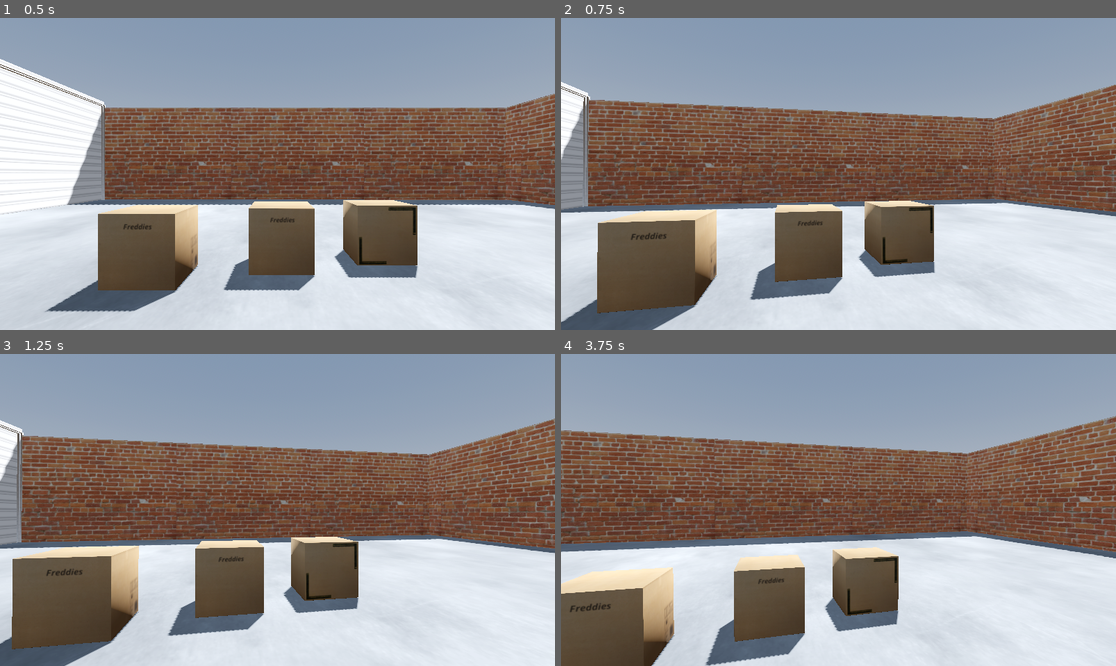
Above: before the commit, frames 1-4 (two rows, left to right).
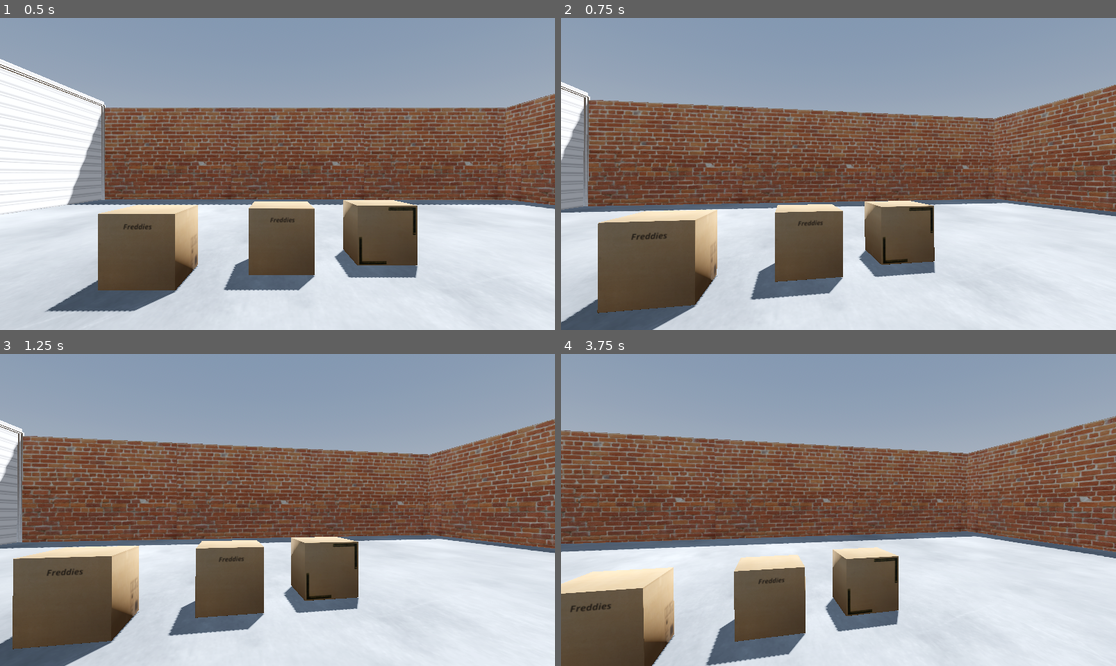
Above: after the commit, the same moments.

Repository: DavidkasUnit/Escape
Game: Godot game, scene res://scenes/GamePostOffice.tscn
The game is run twice, just before and just after one commit, with the same random seed, the same clock (stepped at 60 frames per second) and the same inputs. This scene is started directly instead of the project's main scene.
Inputs (mouse positions are in pixels of both pictures, inside the frame that each line leads up to):
- Up to frame 1 (0.5 s): no input
- Up to frame 2 (0.75 s): tap Enter at 0.5 s; move the mouse to (866, 174) at 0.52 s; tap A (a) at 0.6 s; click (866, 174) at 0.67 s
- Up to frame 3 (1.25 s): tap D (d) at 0.8 s
- Up to frame 4 (3.75 s): tap Space (Space) at 1.25, 3.6 s; move the mouse to (810, 510) at 1.27 s; tap D (d) at 1.35 s; click (810, 510) at 1.42 s; tap S (s) at 1.55, 2.1 s; move the mouse to (849, 503) at 2.02 s; click (849, 503) at 2.17 s; tap W (w) at 2.3, 2.85 s; move the mouse to (832, 516) at 2.77 s; click (832, 516) at 2.92 s; tap A (a) at 3.05 s; tap Enter at 3.5 s; move the mouse to (877, 513) at 3.52 s; click (877, 513) at 3.67 s

Frame 1 is identical in both runs. In frame 2, 0.5% of the frame differs, in the area x 0-100%, y 20-98%; in frame 3, 0.5%; in frame 4, 1.0%, in the area x 0-100%, y 20-100%.
Error after the commit: Invalid assignment of property or key 'player' with value of type 'CharacterBody3D (Player.gd)' on a base object of type 'Node (Global.gd)'. (res://scripts/Pla…

Commit message:
доделал передвидвижение(Нужно доделать бросок по направлению камеры)

Diff:
--- a/scenes/GamePostOffice.tscn
+++ b/scenes/GamePostOffice.tscn
@@ -1,7 +1,7 @@
-[gd_scene load_steps=32 format=3 uid="uid://d2st4jym0a3xw"]
+[gd_scene load_steps=30 format=3 uid="uid://d2st4jym0a3xw"]
 
 [ext_resource type="Script" path="res://scenes/GamePostOffice.gd" id="1_8nwtm"]
-[ext_resource type="Script" path="res://scripts/Player.gd" id="1_bi66x"]
+[ext_resource type="PackedScene" uid="uid://nrva4djtcm1n" path="res://scenes/player.tscn" id="2_2yjdl"]
 [ext_resource type="Texture2D" uid="uid://beaafps462vvc" path="res://Assets/Blocky_MinimalWarehouse_Pack/TEX_Concrete_Plain_1024x1024_roughness.png" id="2_lk8do"]
 [ext_resource type="Texture2D" uid="uid://cgdeasb4y1du4" path="res://Assets/Blocky_MinimalWarehouse_Pack/TEX_CardboardBoxes_1024x1024_albedo.png" id="3_7nxxi"]
 [ext_resource type="ArrayMesh" uid="uid://cywo6lld1ny2b" path="res://Assets/Blocky_MinimalWarehouse_Pack/Bay_Door_1u.obj" id="4_a6d6u"]
@@ -31,10 +31,6 @@
 tonemap_mode = 2
 glow_enabled = true
 
-[sub_resource type="CapsuleMesh" id="CapsuleMesh_v4mgu"]
-
-[sub_resource type="CapsuleShape3D" id="CapsuleShape3D_p22k3"]
-
 [sub_resource type="PhysicsMaterial" id="PhysicsMaterial_asgaq"]
 
 [sub_resource type="StandardMaterial3D" id="StandardMaterial3D_67ooq"]
@@ -71,31 +67,7 @@
 transform = Transform3D(-0.866023, -0.433016, 0.250001, 0, 0.499998, 0.866027, -0.500003, 0.749999, -0.43301, 0, 0, 0)
 shadow_enabled = true
 
-[node name="CharacterBody3D" type="CharacterBody3D" parent="."]
-transform = Transform3D(1.75829, 0, 0, 0, 1.76587, 0, 0, 0, 1.76587, 0, 2, 3)
-script = ExtResource("1_bi66x")
-
-[node name="MeshInstance3D" type="MeshInstance3D" parent="CharacterBody3D"]
-transform = Transform3D(1, 0, 0, 0, 1, 0, 0, 0, 1, 0, 0.403741, 0)
-mesh = SubResource("CapsuleMesh_v4mgu")
-
-[node name="CollisionShape3D" type="CollisionShape3D" parent="CharacterBody3D"]
-transform = Transform3D(1, 0, 0, 0, 1, 0, 0, 0, 1, 0, 0.395084, 0)
-shape = SubResource("CapsuleShape3D_p22k3")
-
-[node name="Head" type="Node3D" parent="CharacterBody3D"]
-transform = Transform3D(1, 0, 0, 0, 1, 0, 0, 0, 1, 0, 1.01027, 0)
-
-[node name="Camera3D" type="Camera3D" parent="CharacterBody3D/Head"]
-transform = Transform3D(0.568734, 0, 0, 0, 0.566293, 0, 0, 0, 0.566293, 0.00704724, 0.125884, 0.0209613)
-fov = 60.3724
-
-[node name="Ray" type="RayCast3D" parent="CharacterBody3D/Head/Camera3D"]
-transform = Transform3D(0.995435, -0.0922775, 0.024388, 0.0250686, 0.0062227, -0.999666, 0.092095, 0.995714, 0.00850759, 0, -0.206523, 0)
-target_position = Vector3(0, -4, 0)
-
-[node name="target_object" type="Marker3D" parent="CharacterBody3D"]
-transform = Transform3D(0.5, 0, 0, 0, 0.5, 0, 0, 0, 0.5, -0.0816738, 0.220345, -1.62234)
+[node name="CharacterBody3D" parent="." instance=ExtResource("2_2yjdl")]
 
 [node name="Box" parent="." instance=ExtResource("17_t07kc")]
 transform = Transform3D(1, 0, 0, 0, 1, 0, 0, 0, 1, 0.148345, 1.78511, -6.01967)
--- /dev/null
+++ b/scenes/player.tscn
@@ -0,0 +1,33 @@
+[gd_scene load_steps=4 format=3 uid="uid://nrva4djtcm1n"]
+
+[ext_resource type="Script" path="res://scripts/Player.gd" id="1_kvq7s"]
+
+[sub_resource type="CapsuleMesh" id="CapsuleMesh_v4mgu"]
+
+[sub_resource type="CapsuleShape3D" id="CapsuleShape3D_p22k3"]
+
+[node name="player" type="CharacterBody3D"]
+transform = Transform3D(1.75829, 0, 0, 0, 1.76587, 0, 0, 0, 1.76587, 0, 2, 3)
+script = ExtResource("1_kvq7s")
+
+[node name="MeshInstance3D" type="MeshInstance3D" parent="."]
+transform = Transform3D(1, 0, 0, 0, 1, 0, 0, 0, 1, 0, 0.403741, 0)
+mesh = SubResource("CapsuleMesh_v4mgu")
+
+[node name="CollisionShape3D" type="CollisionShape3D" parent="."]
+transform = Transform3D(1, 0, 0, 0, 1, 0, 0, 0, 1, 0, 0.395084, 0)
+shape = SubResource("CapsuleShape3D_p22k3")
+
+[node name="Head" type="Node3D" parent="."]
+transform = Transform3D(1, 0, 0, 0, 1, 0, 0, 0, 1, 0, 1.01027, 0)
+
+[node name="Camera3D" type="Camera3D" parent="Head"]
+transform = Transform3D(0.568734, 0, 0, 0, 0.566293, 0, 0, 0, 0.566293, 0.00704724, 0.125884, 0.0209613)
+fov = 60.3724
+
+[node name="Ray" type="RayCast3D" parent="Head/Camera3D"]
+transform = Transform3D(0.995435, -0.0922775, 0.024388, 0.0250686, 0.0062227, -0.999666, 0.092095, 0.995714, 0.00850759, 0, -0.206523, 0)
+target_position = Vector3(0, -4, 0)
+
+[node name="target_object" type="Marker3D" parent="."]
+transform = Transform3D(0.5, 0, 0, 0, 0.5, 0, 0, 0, 0.5, -0.0816738, 0.220345, -1.62234)
--- a/scripts/Interactive.gd
+++ b/scripts/Interactive.gd
@@ -20,4 +20,6 @@
 func push():
 	target = null
 	freeze = false
-	apply_central_impulse(transform.basis.z * -10)
+	var dir = Global.player.head.global_transform.basis.Z
+	dir.y -= 0.2
+	apply_central_impulse(dir * -10)
--- a/scripts/Player.gd
+++ b/scripts/Player.gd
@@ -15,13 +15,18 @@
 @onready var ray = $Head/Camera3D/Ray
 func _ready():
 	Input.set_mouse_mode(Input.MOUSE_MODE_CAPTURED)
+	Global.player = self
 
 func _unhandled_input(event):
 	if event is InputEventMouseMotion:
-		head.rotate_y(-event.relative.x * SENS)
-		camera.rotate_x(-event.relative.y * SENS)
+		rotation.y -=event.relative.x * SENS
+		head.rotation.x = clamp(head.rotation.x - event.relative.y * SENS, -1.4 ,1.4)
 
-		camera.rotation.x = clamp(camera.rotation.x, deg_to_rad(-80), deg_to_rad(90))
+	#if event is InputEventMouseMotion:
+		#head.rotate_y(-event.relative.x * SENS)
+		#camera.rotate_x(-event.relative.y * SENS)
+		#
+		#camera.rotation.x = clamp(camera.rotation.x, deg_to_rad(-80), deg_to_rad(90))
 
 func _physics_process(delta):
 	# Add the gravity.
@@ -35,7 +40,7 @@
 	# Get the input direction and handle the movement/deceleration.
 	# As good practice, you should replace UI actions with custom gameplay actions.
 	var input_dir = Input.get_vector("a", "d", "w", "s")
-	var direction = (head.transform.basis * Vector3(input_dir.x, 0, input_dir.y)).normalized()
+	var direction = (camera.global_transform.basis * Vector3(input_dir.x, 0, input_dir.y)).normalized()
 	if direction:
 		velocity.x = direction.x * SPEED
 		velocity.z = direction.z * SPEED
